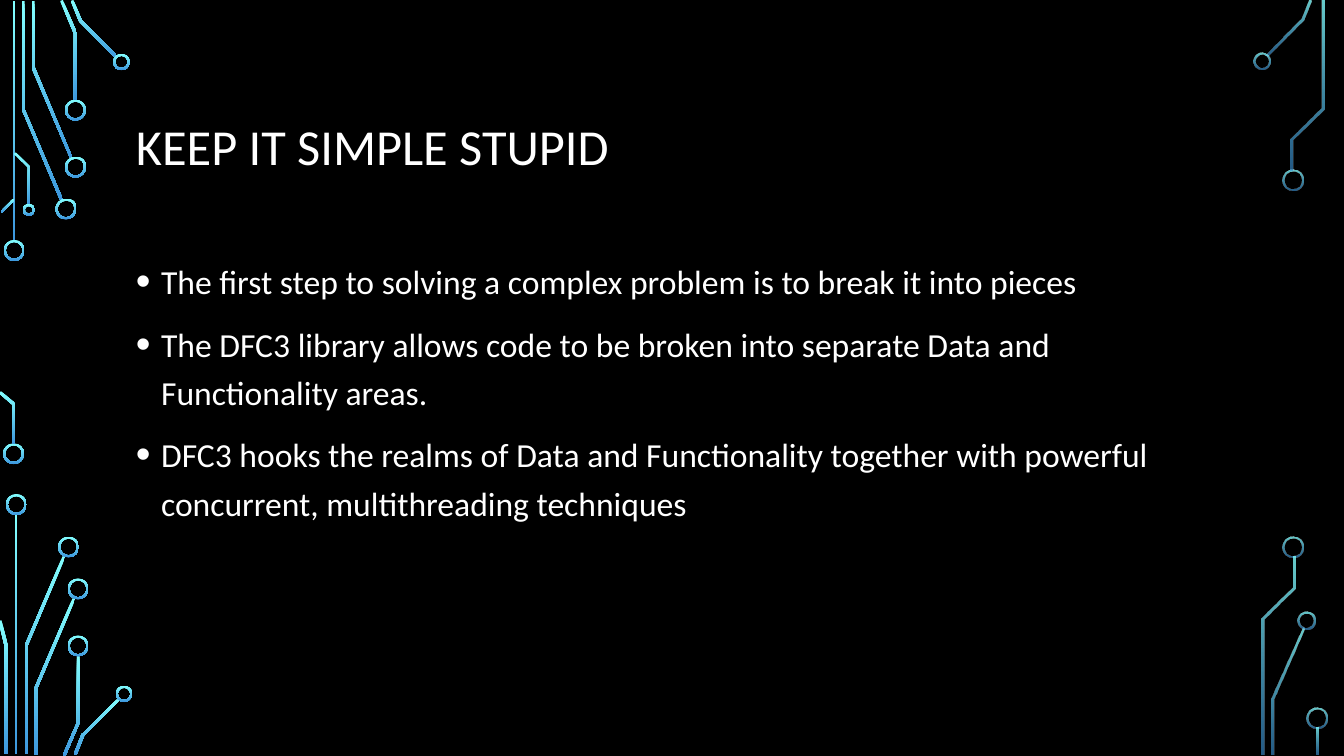
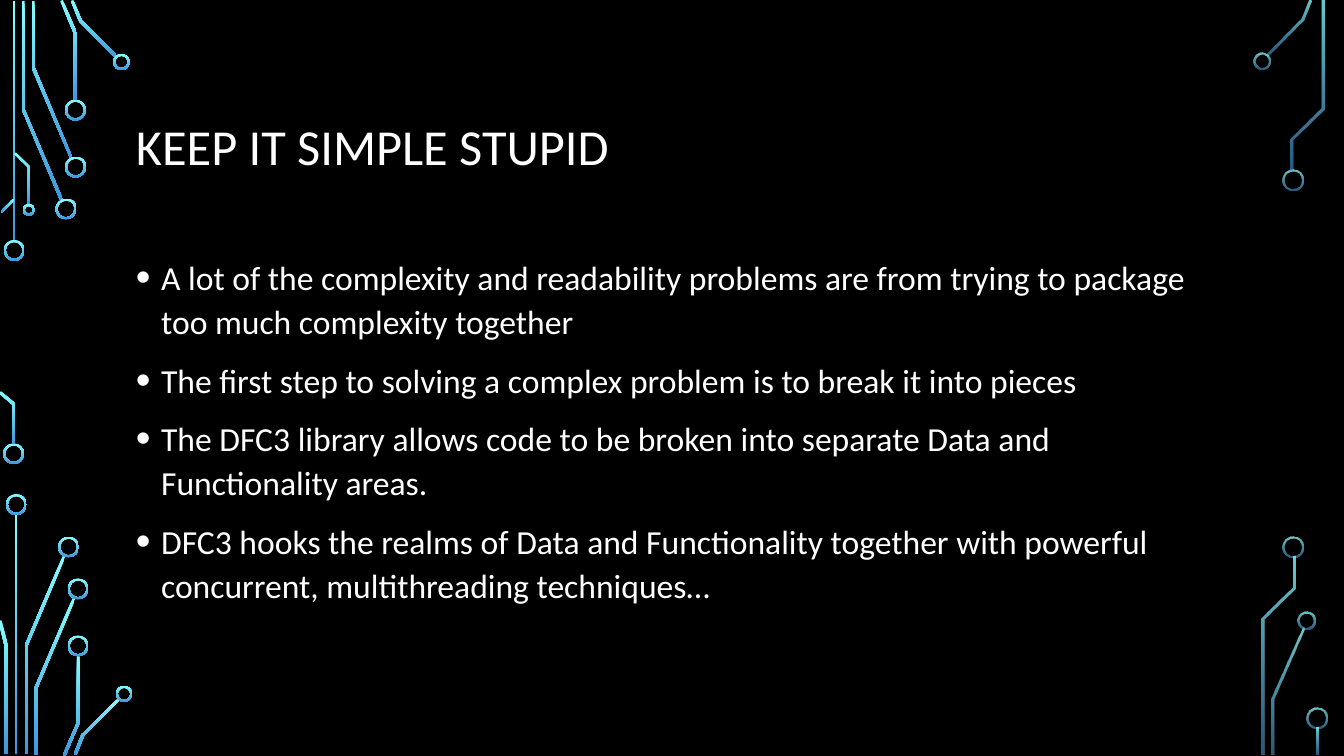
Before and after one commit to durandaltheta/3, a slide deck: slide 5 of DFC3.pptx (slide 4 before the commit). Drawn at 1344x756 pixels with LibreOffice and Linux fonts; fonts in the diff are those of the drawing; background and template pictures are left out. Boxes give left, top, right and bottom in pixels: in the first picture for what was removed or moved away, otherwise in the second. Text is boxed around its words. In the diff, an @@ line names an element or a change of style, - is before the commit and + after.

Commit message:
more fixes to powerpoint again3

```diff
--- a/DFC3.pptx
+++ b/DFC3.pptx
@@ text at (161, 266, 1185, 340): paragraph added @@
+• A lot of the complexity and readability problems are from trying to package too much complexity together
@@ text at (161, 369, 1076, 501): line spacing 1.2 to 1.1 @@
@@ text at (161, 530, 1147, 604): text changed @@
-• DFC3 hooks the realms of Data and Functionality together with powerful concurrent, multithreading techniques
+• DFC3 hooks the realms of Data and Functionality together with powerful concurrent, multithreading techniques…
```
